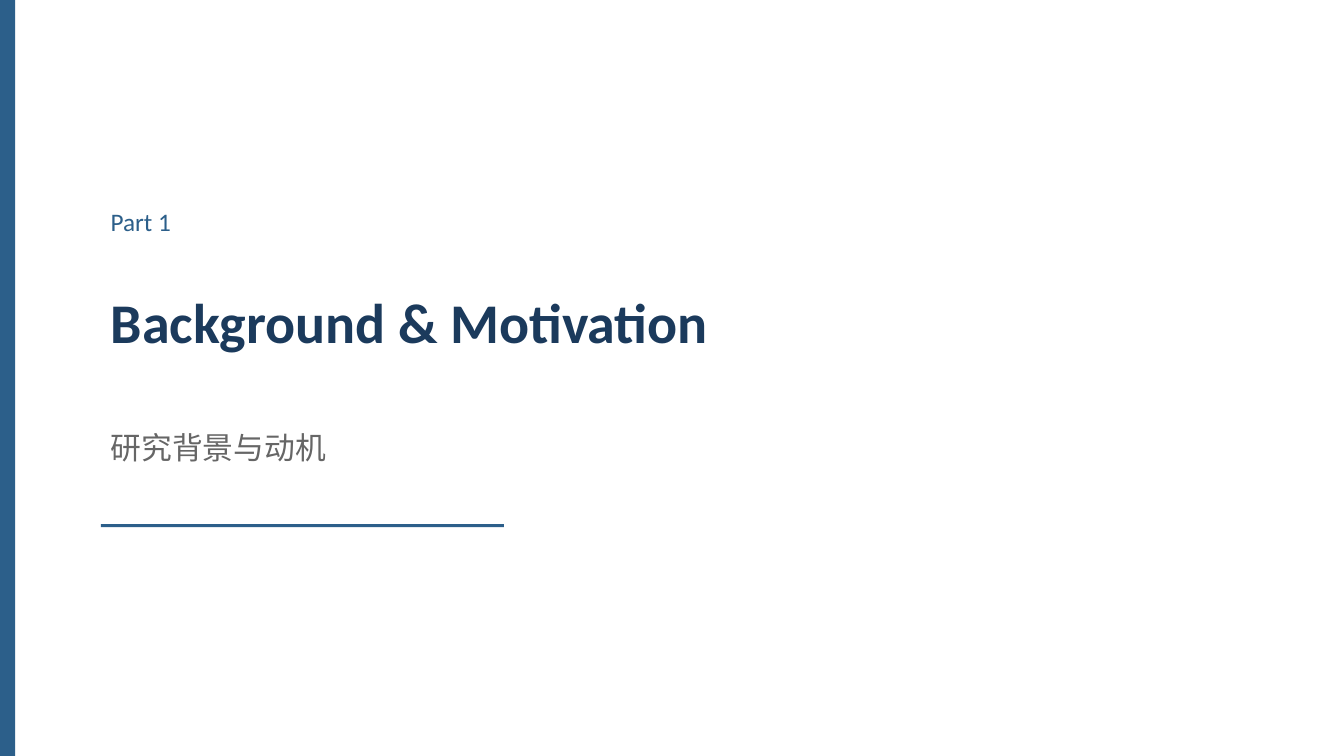
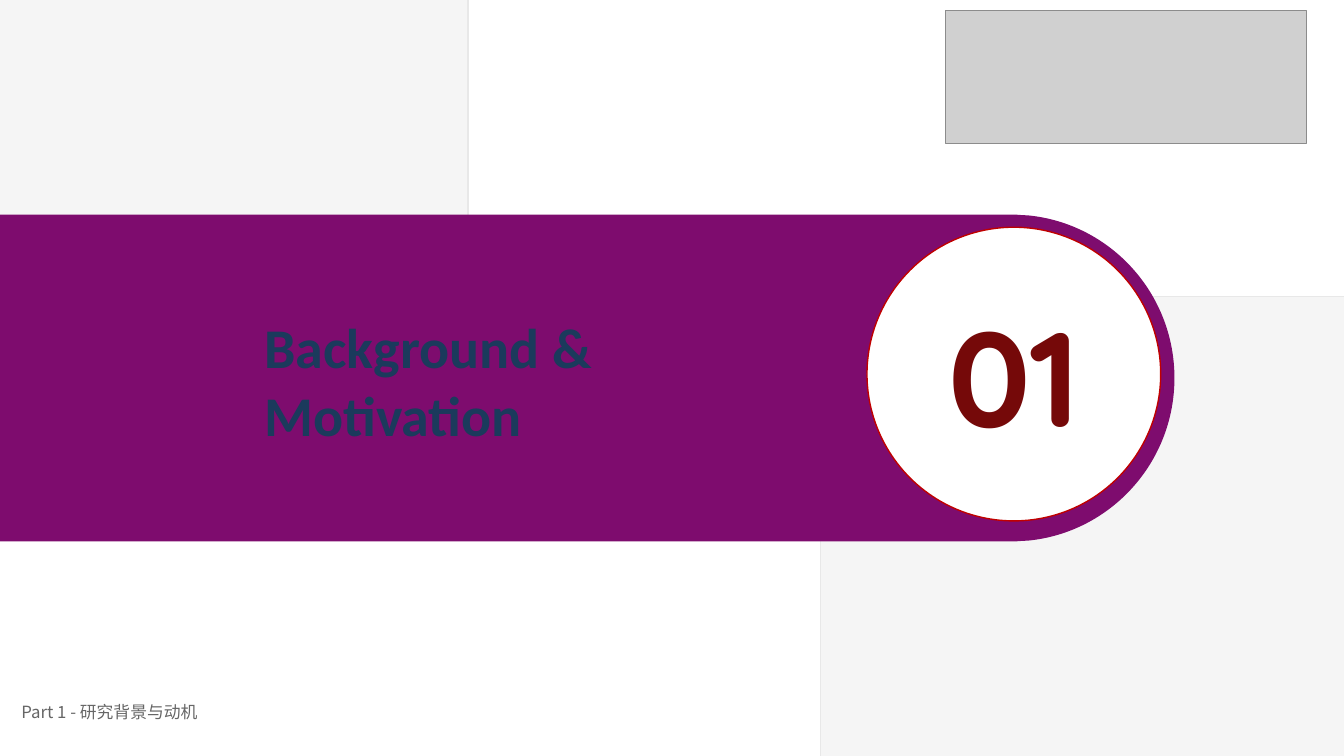
Before and after one commit to 22mouseok-crypto/obsidian-vault, a slide deck: slide 2 of 抗量子密码/论文汇报/FHE_from_LWE_汇报.pptx (slide 3 before the commit). Drawn at 1344x756 pixels with LibreOffice and Linux fonts; fonts in the diff are those of the drawing; grey boxes stand for pictures. Boxes give left, top, right and bottom in pixels: in the first picture for what was removed or moved away, otherwise in the second. Text is boxed around its words. In the diff, an @@ line names an element or a change of style, - is before the commit and + after.

```diff
--- a/抗量子密码/论文汇报/FHE_from_LWE_汇报.pptx
+++ b/抗量子密码/论文汇报/FHE_from_LWE_汇报.pptx
@@ rectangle removed at (0,0,15,756) @@
@@ picture added at (0,0,468,488) @@
@@ rectangle added at (0,0,1344,756), fill #FFFFFF at 80% opacity @@
@@ picture added at (946,11,1307,143) @@
@@ freeform shape added at (0,216,1174,541), fill #7E0C6E, outline #7E0C6E 1 pt @@
@@ text removed at (111,214,171,231) @@
-Part 1
@@ ellipse added at (867,227,1160,520), fill #FFFFFF, outline #C00000 1 pt @@
@@ picture added at (821,296,1344,756) @@
@@ text removed at (111,303,707,353) @@
-Background & Motivation
@@ text added at (948,331,1079,429), 96 pt, text #750909, bold @@
+01
@@ rectangle removed at (101,524,504,527) @@
@@ text at (21,704,197,720): text changed; size 22 to 12 pt @@
-研究背景与动机
+Part 1 - 研究背景与动机
```
Also in this commit, not shown: 5 other slides changed, 11 slides added, 15 slides removed, 1 other file.
